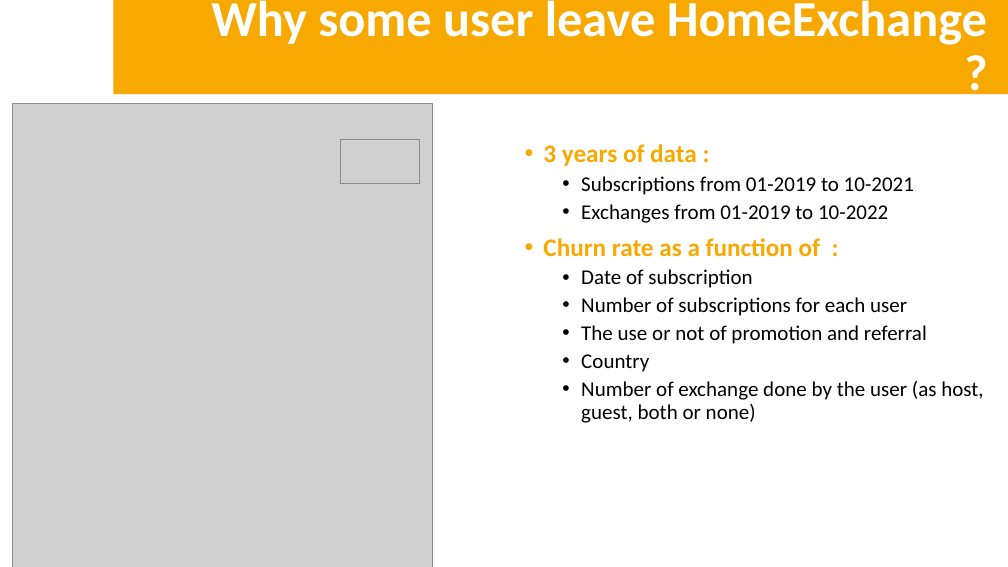
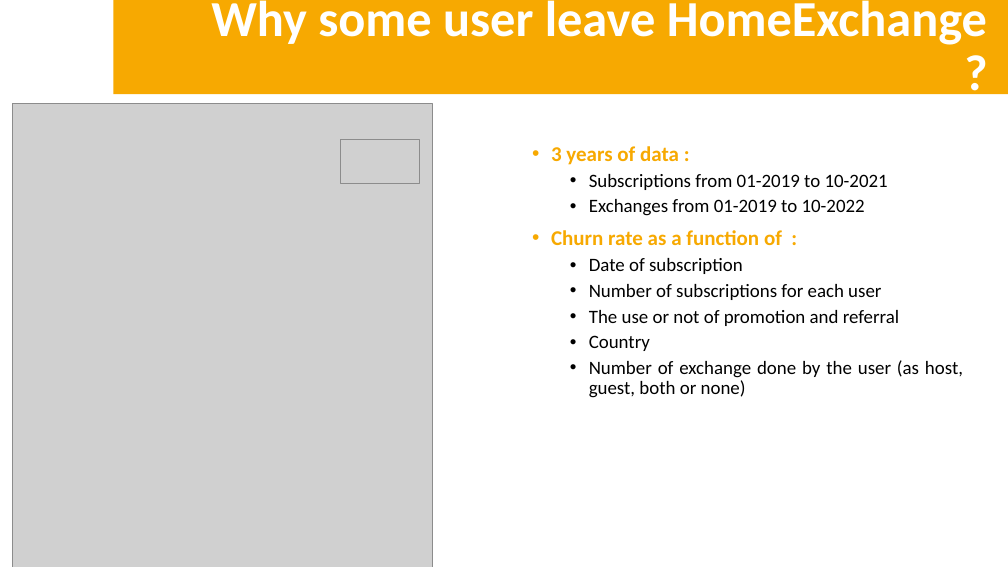
Before and after one commit to ctherreau/HomeExchange, a slide deck: slide 4 of DemoDay.pptx. Drawn at 1008x567 pixels with LibreOffice and Linux fonts; fonts in the diff are those of the drawing; grey boxes stand for pictures; background and template pictures are left out. Boxes give left, top, right and bottom in pixels: in the first picture for what was removed or moved away, otherwise in the second. Text is boxed around its words. In the diff, an @@ line names an element or a change of style, - is before the commit and + after.

```diff
--- a/DemoDay.pptx
+++ b/DemoDay.pptx
@@ text "3 years of data :" moved from (x1=543, y1=144, x2=983, y2=423) to (x1=551, y1=146, x2=963, y2=398) @@
@@ text "3 years of data :" at (x1=551, y1=146, x2=963, y2=398): size 24 to 20 pt in "3 years of data :", "Churn rate as a function of :"; size 20 to 18 pt in "Subscriptions from 01-2019 to 10-2021", "Exchanges from 01-2019 to 10-2022", "Date of subscription", "Number of subscriptions for each user" and 3 more places; alignment left to justified @@
```
Also in this commit, not shown: 1 other slide changed, 2 other files.
